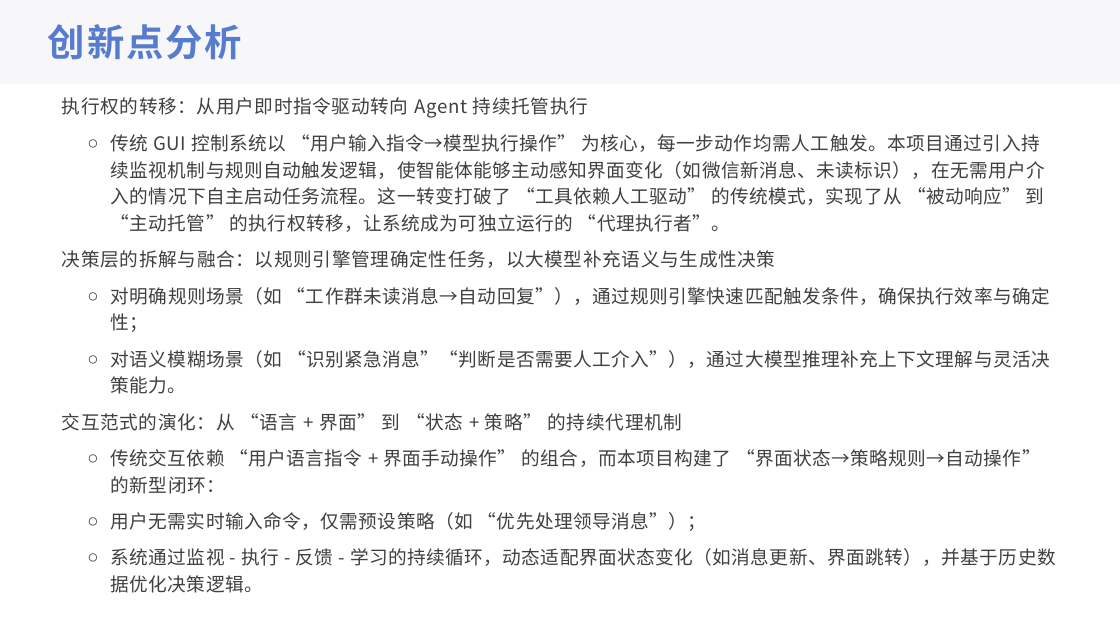
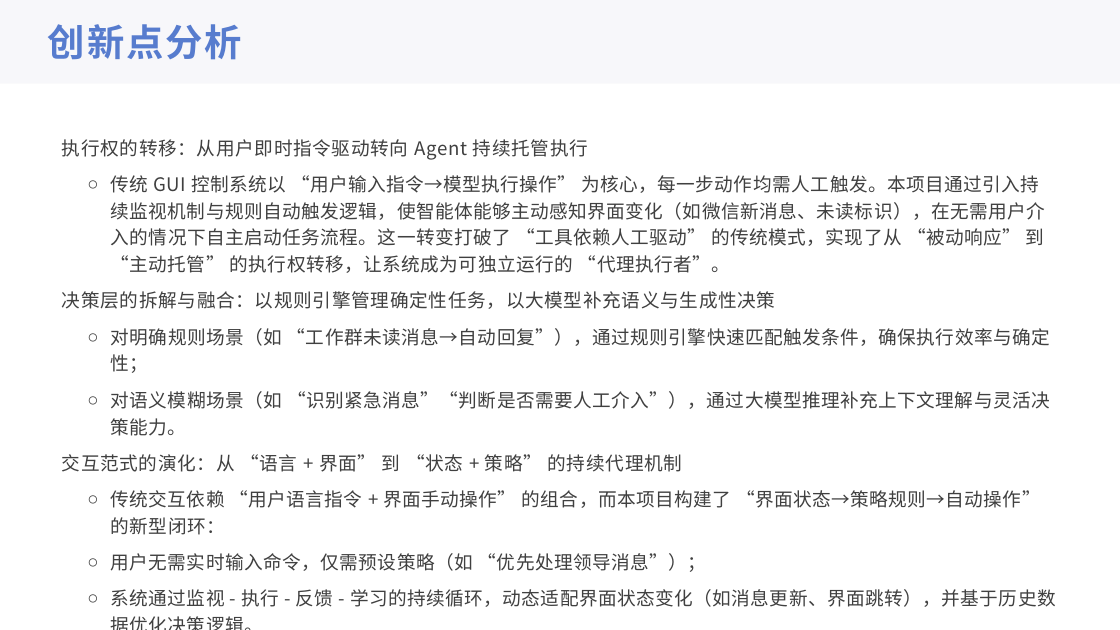
Before and after one commit to 221240008/2025_AI_projrct, a slide deck: slide 12 of 中期展示.pptx. Drawn at 1120x630 pixels with LibreOffice and Linux fonts; fonts in the diff are those of the drawing. Boxes give left, top, right and bottom in pixels: in the first picture for what was removed or moved away, otherwise in the second. Text is boxed around its words. In the diff, an @@ line names an element or a change of style, - is before the commit and + after.

Commit message:
修改中期展示（除技术实现部分）

```diff
--- a/中期展示.pptx
+++ b/中期展示.pptx
@@ text "执行权的转移：从用户即时指令驱动转向 Agent 持续托管执行" rewrapped from [62, 134, 1056, 566] to [62, 139, 1056, 607] @@
```
Also in this commit, not shown: 11 other slides changed, 2 other files.
